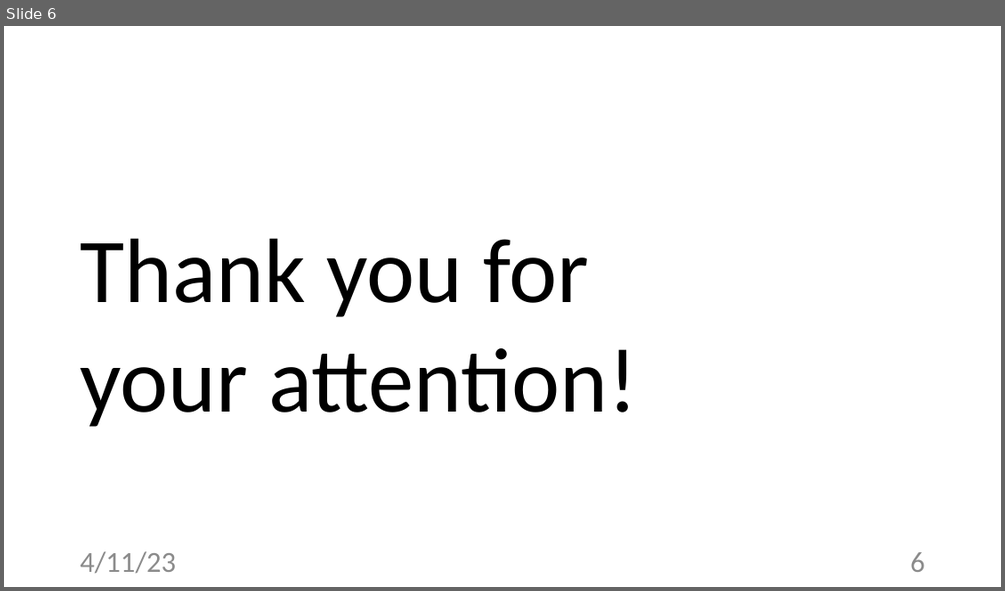
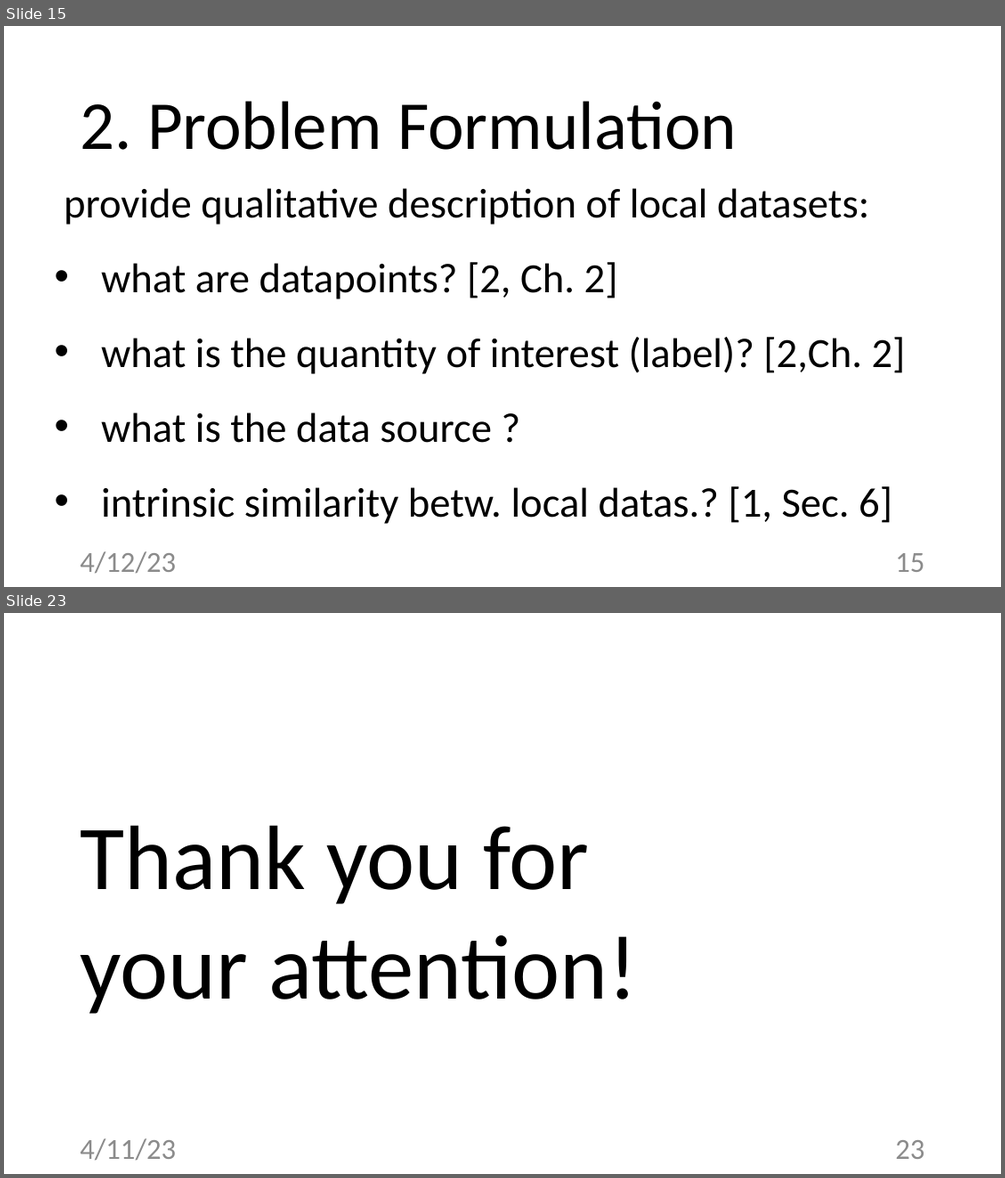
Before and after one commit to alexjungaalto/FederatedLearning, a slide deck: slides/CS-E4740_FLProject.pptx. Shown one above the other, each under a label of ours: slide 6 before the commit, slides 15 and 23 after it; the slides between them are not shown. The pictures are 1005x591 and 1005x1178 pixels, drawn with LibreOffice and Linux fonts; fonts in the diff are those of the drawing. Boxes give left, top, right and bottom in pixels: in the first picture for what was removed or moved away, otherwise in the second. Text is boxed around its words. In the diff, an @@ line names an element or a change of style, - is before the commit and + after.

```diff
--- a/slides/CS-E4740_FLProject.pptx
+++ b/slides/CS-E4740_FLProject.pptx
@@ slide 15 added at (4,26,1001,587), background #FFFFFF @@
@@ text added at (80,101,736,150), 66 pt, text #000000 @@
+2. Problem Formulation
@@ text added at (64,188,906,524), 40 pt, text #000000 @@
+provide qualitative description of local datasets:
+• what are datapoints? [2, Ch. 2]
+• what is the quantity of interest (label)? [2,Ch. 2]
+• what is the data source ?
+• intrinsic similarity betw. local datas.? [1, Sec. 6]
@@ text added at (80,551,176,573), 28 pt, text #8C8C8C @@
+4/12/23
@@ page number added at (895,553,924,572), 28 pt, text #8C8C8C @@
+15
@@ what was slide 6 is now slide 23 @@
@@ page number at (895,1140,924,1159): text changed @@
-6
+23
```
Also in this commit, not shown: 4 slides changed, 16 other slides added, 3 other files.
